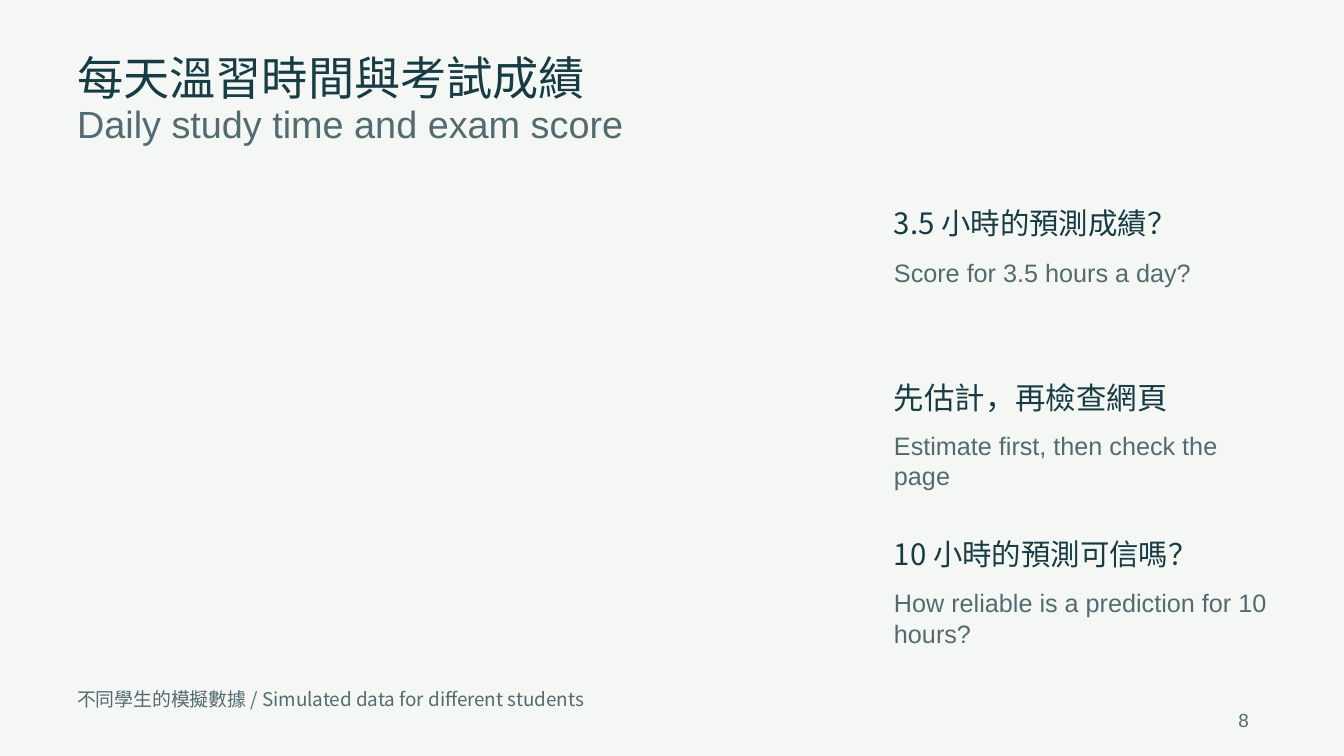
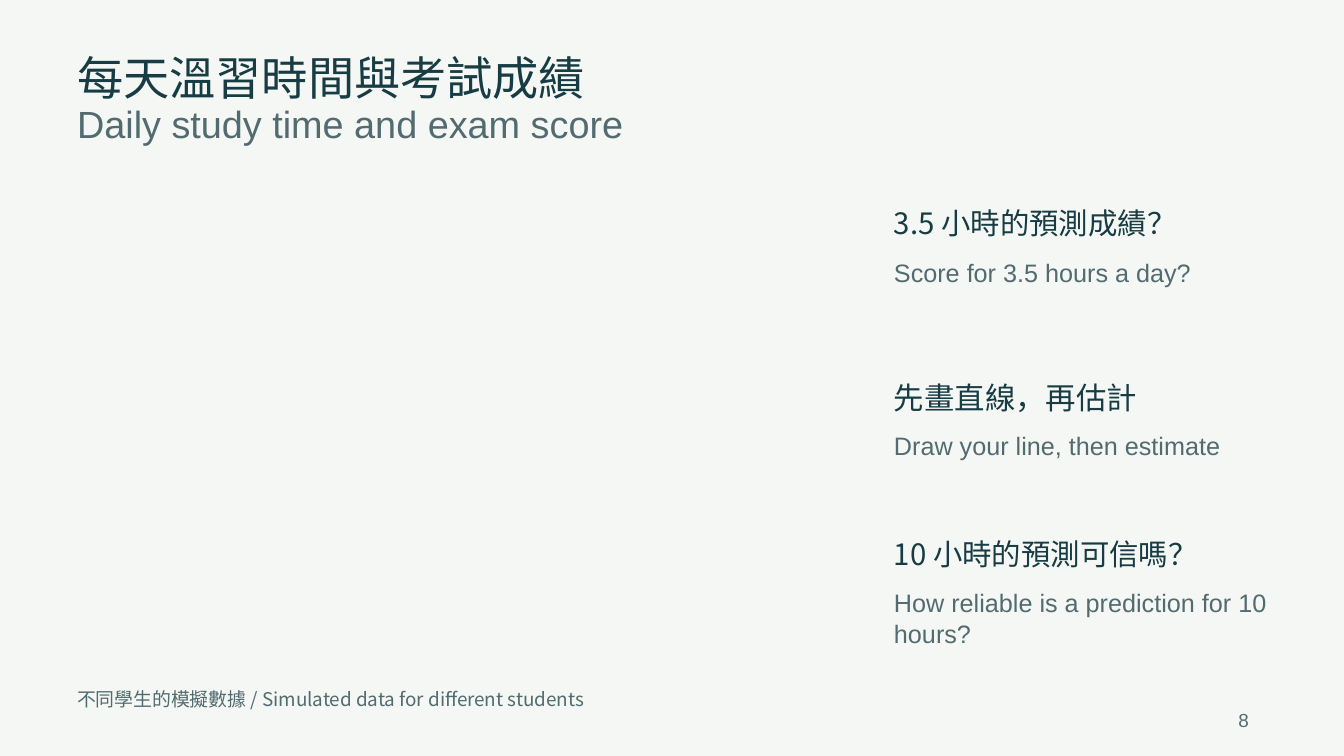
Before and after one commit to GordanY/f2-linear-regression, a slide deck: slide 8 of teacher-slides.pptx. Drawn at 1344x756 pixels with LibreOffice and Linux fonts; fonts in the diff are those of the drawing. Boxes give left, top, right and bottom in pixels: in the first picture for what was removed or moved away, otherwise in the second. Text is boxed around its words. In the diff, an @@ line names an element or a change of style, - is before the commit and + after.

Commit message:
Let students draw an intuitive line and simplify worksheet reflection

```diff
--- a/teacher-slides.pptx
+++ b/teacher-slides.pptx
@@ text at (x1=894, y1=383, x2=1137, y2=412): text changed @@
-先估計，再檢查網頁
+先畫直線，再估計
@@ text at (x1=894, y1=436, x2=1220, y2=460): text changed @@
-Estimate first, then check the page
+Draw your line, then estimate
```
Also in this commit, not shown: 1 other slide changed, 3 other files.
